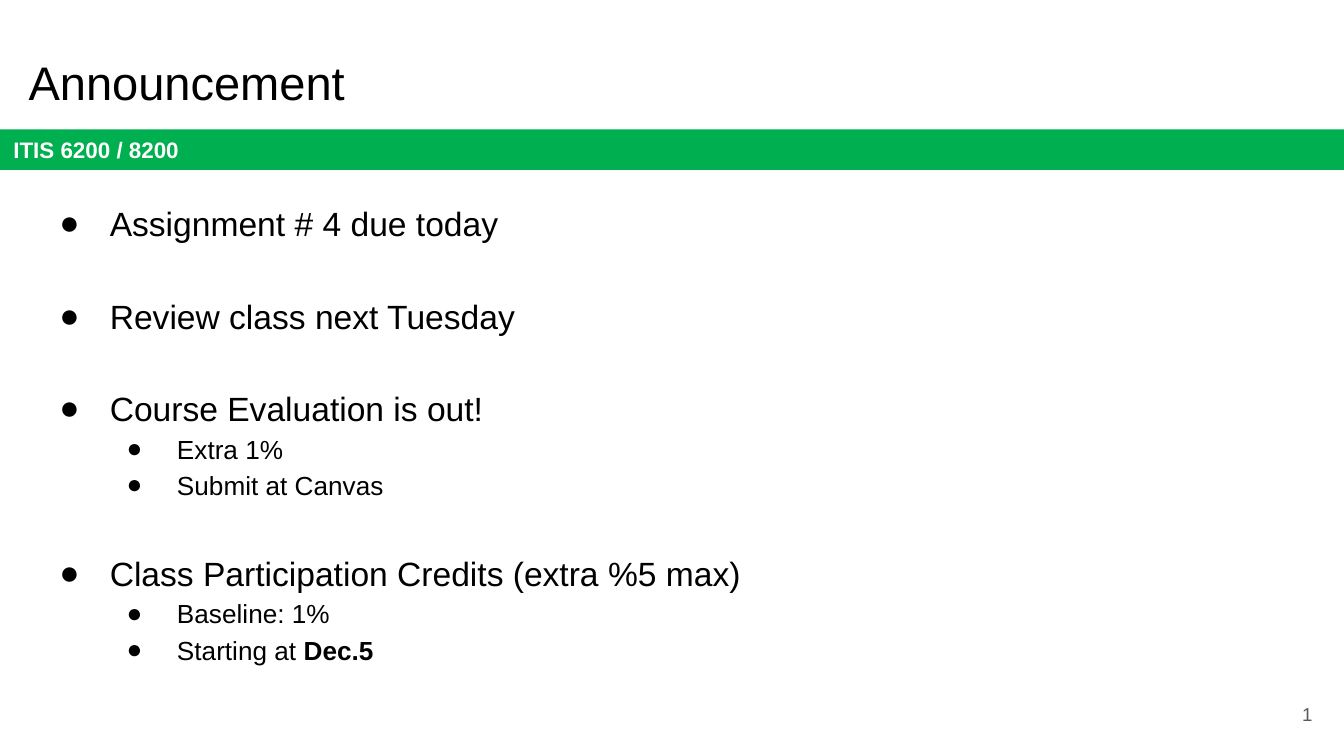
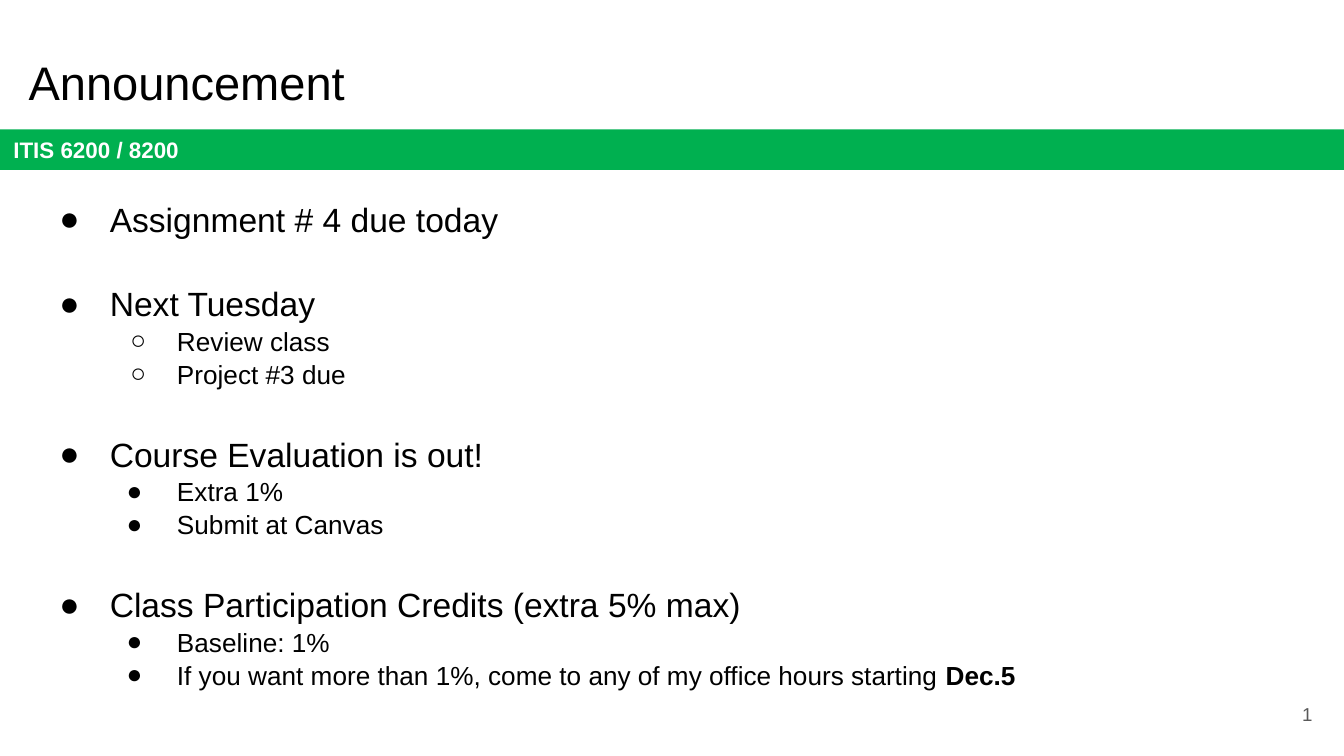
Before and after one commit to jx5c/github.io, a slide deck: slide 1 of teaching/ITIS6200/2023fa/lectures/lec21.Mitigating Memory Safety Vulnerabilities.pptx. Drawn at 1344x756 pixels with LibreOffice and Linux fonts; fonts in the diff are those of the drawing. Boxes give left, top, right and bottom in pixels: in the first picture for what was removed or moved away, otherwise in the second. Text is boxed around its words. In the diff, an @@ line names an element or a change of style, - is before the commit and + after.

```diff
--- a/teaching/ITIS6200/2023fa/lectures/lec21.Mitigating Memory Safety Vulnerabilities.pptx
+++ b/teaching/ITIS6200/2023fa/lectures/lec21.Mitigating Memory Safety Vulnerabilities.pptx
@@ text at (110, 207, 498, 653): line spacing 1.15 to 1.05 @@
@@ text at (110, 291, 346, 390): text changed; size 18 to 14 pt @@
-● Review class next Tuesday
+● Next Tuesday
+  ○ Review class
+  ○ Project #3 due
@@ text at (110, 592, 741, 623): text changed @@
-● Class Participation Credits (extra %5 max)
+● Class Participation Credits (extra 5% max)
@@ text at (177, 666, 1016, 691): text changed @@
-  ● Starting at Dec.5
+  ● If you want more than 1%, come to any of my office hours starting Dec.5
```
Also in this commit, not shown: 1 other file.
